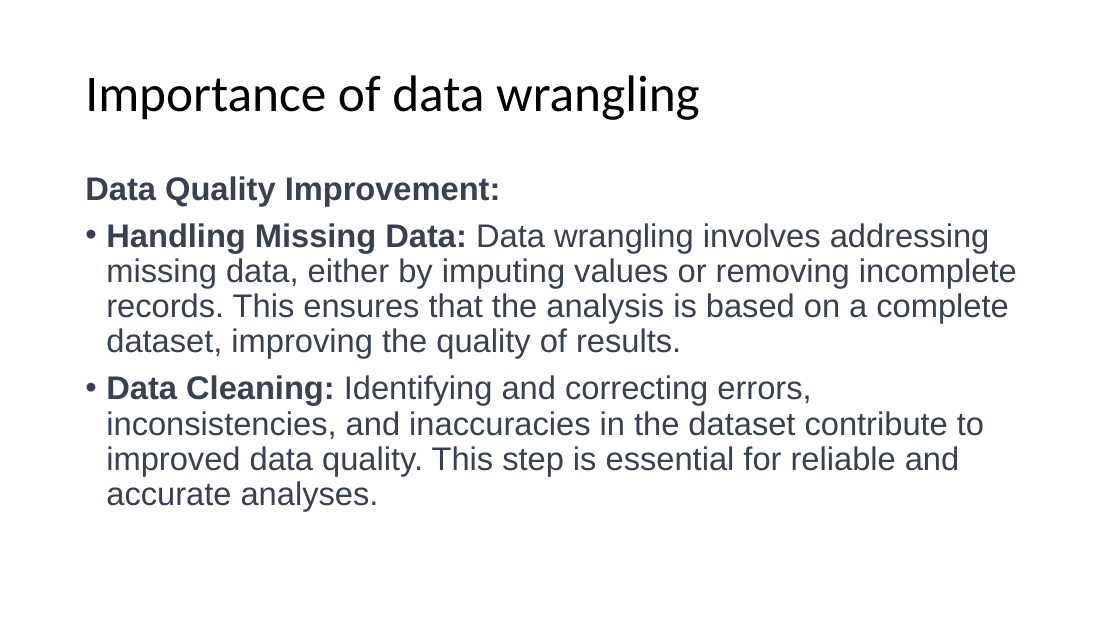
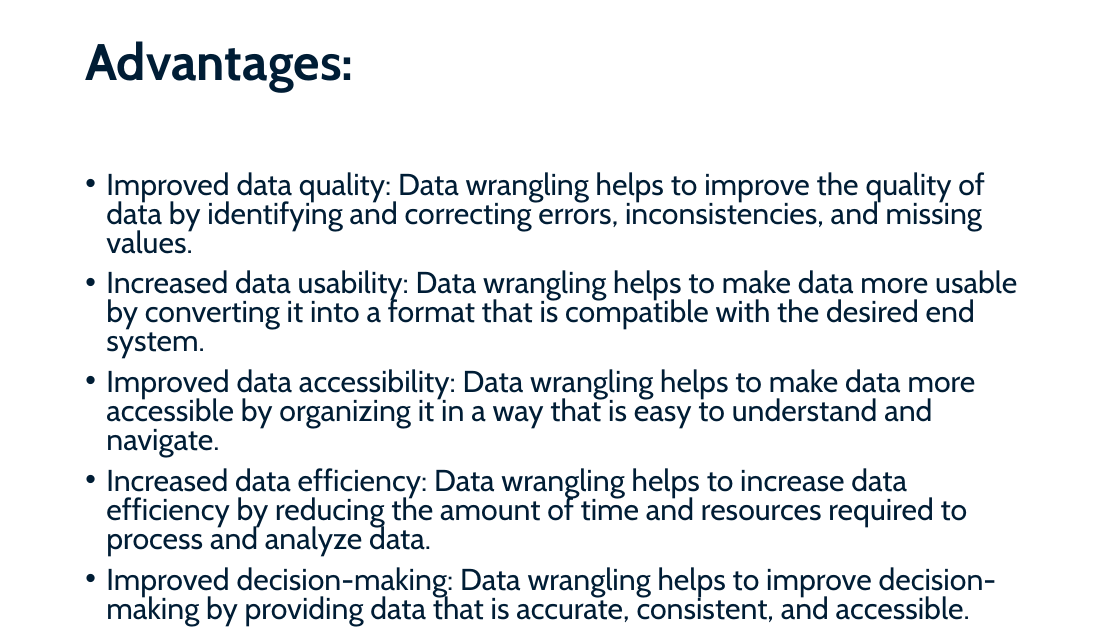
Before and after one commit to damallajyothii/damallaj, a slide deck: slide 21 of unit-IV.pptx (slide 3 before the commit). Drawn at 1120x630 pixels with LibreOffice and Linux fonts; fonts in the diff are those of the drawing. Boxes give left, top, right and bottom in pixels: in the first picture for what was removed or moved away, otherwise in the second. Text is boxed around its words. In the diff, an @@ line names an element or a change of style, - is before the commit and + after.

```diff
--- a/unit-IV.pptx
+++ b/unit-IV.pptx
@@ title at (85, 41, 353, 91): text changed; font Calibri to Cabin; text colour #000000 to #001D35; bold on @@
-Importance of data wrangling
+Advantages:
@@ text at (106, 172, 1017, 626): text changed; size 28 to 25.9 pt; font Arial to Cabin; text colour #374151 to #001D35 @@
-Data Quality Improvement:
-• Handling Missing Data: Data wrangling involves addressing missing data, either by imputing values or removing incomplete records. This ensures that the analysis is based on a complete dataset, improving the quality of results.
-• Data Cleaning: Identifying and correcting errors, inconsistencies, and inaccuracies in the dataset contribute to improved data quality. This step is essential for reliable and accurate analyses.
+• Improved data quality: Data wrangling helps to improve the quality of data by identifying and correcting errors, inconsistencies, and missing values.
+• Increased data usability: Data wrangling helps to make data more usable by converting it into a format that is compatible with the desired end system.
+• Improved data accessibility: Data wrangling helps to make data more accessible by organizing it in a way that is easy to understand and navigate.
+• Increased data efficiency: Data wrangling helps to increase data efficiency by reducing the amount of time and resources required to process and analyze data.
+• Improved decision-making: Data wrangling helps to improve decision-making by providing data that is accurate, consistent, and accessible.
```
Also in this commit, not shown: 4 other slides changed, 18 slides added, 33 slides removed.
